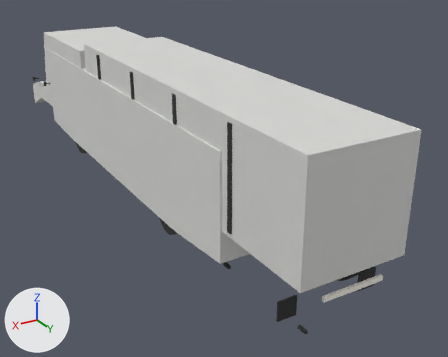
Renders of the glTF model assets/traffic.glb from each side of a commit.
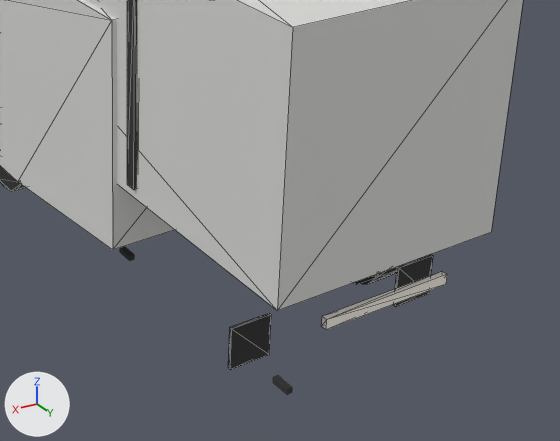
Each version appears first whole from a 50 mm camera at (6.71, 14.76, 6.94) aimed at (-1.25, 1.5, 0.31), and next in a close-up on the part from 37% to 98% of the width and 40% to 100% of the height. Arrows for +X, +Y and +Z are at lower left; the lights stay in place. The first two pictures are the older version. The close-ups show mesh edges as thin lines. Where no turn or scale is listed for an object, it has been applied to the vertices.

The first close-up shows 'bus_body', 'semi_lights_r', 'semi_mudflap_l', 'semi_mudflap_r', 'semi_rib_r_3', 'semi_trailer' and 4 more.
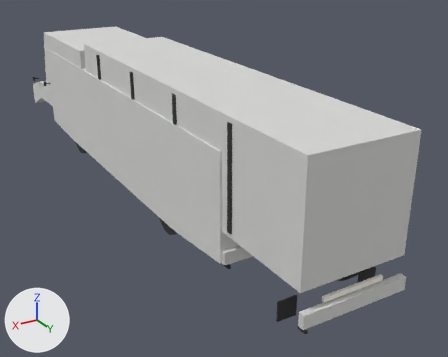
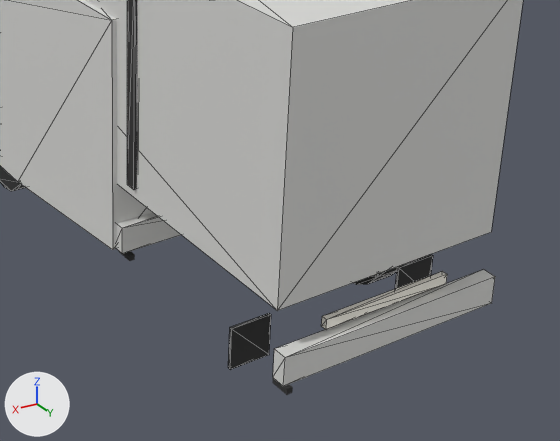
What differs and where, as boxes (x1, y1, x2, y2) in the close-ups (560 x 441 px):
'semi_bumper_r', added: after (273, 269, 495, 386)
'bus_bumper_r', added: after (117, 213, 181, 253)

The change in detail:
Object 'semi_bumper_r' (ob_semi_bumper_r) is new; it shows a copy of the mesh of ob_semi_bumper_f.
Its location is (0.0, 8.04, 0.66).
Object 'bus_bumper_r' (ob_bus_bumper_r) is new; it shows a copy of the mesh of ob_bus_bumper_f.
Its location is (0.0, 5.54, 0.62).
